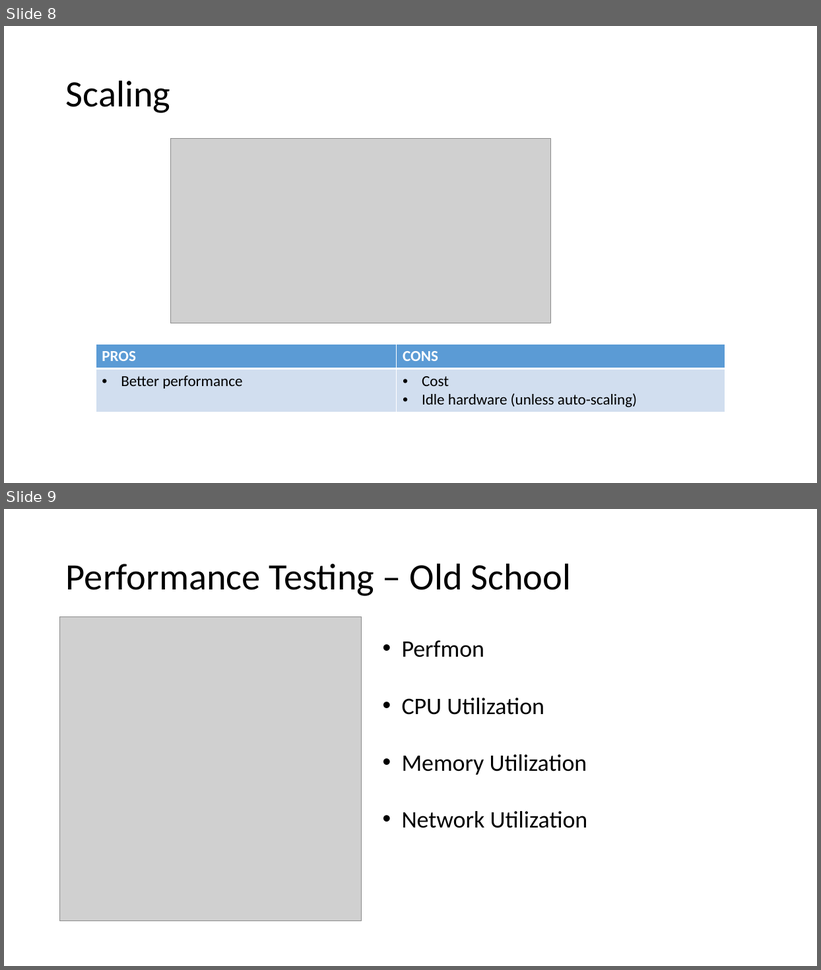
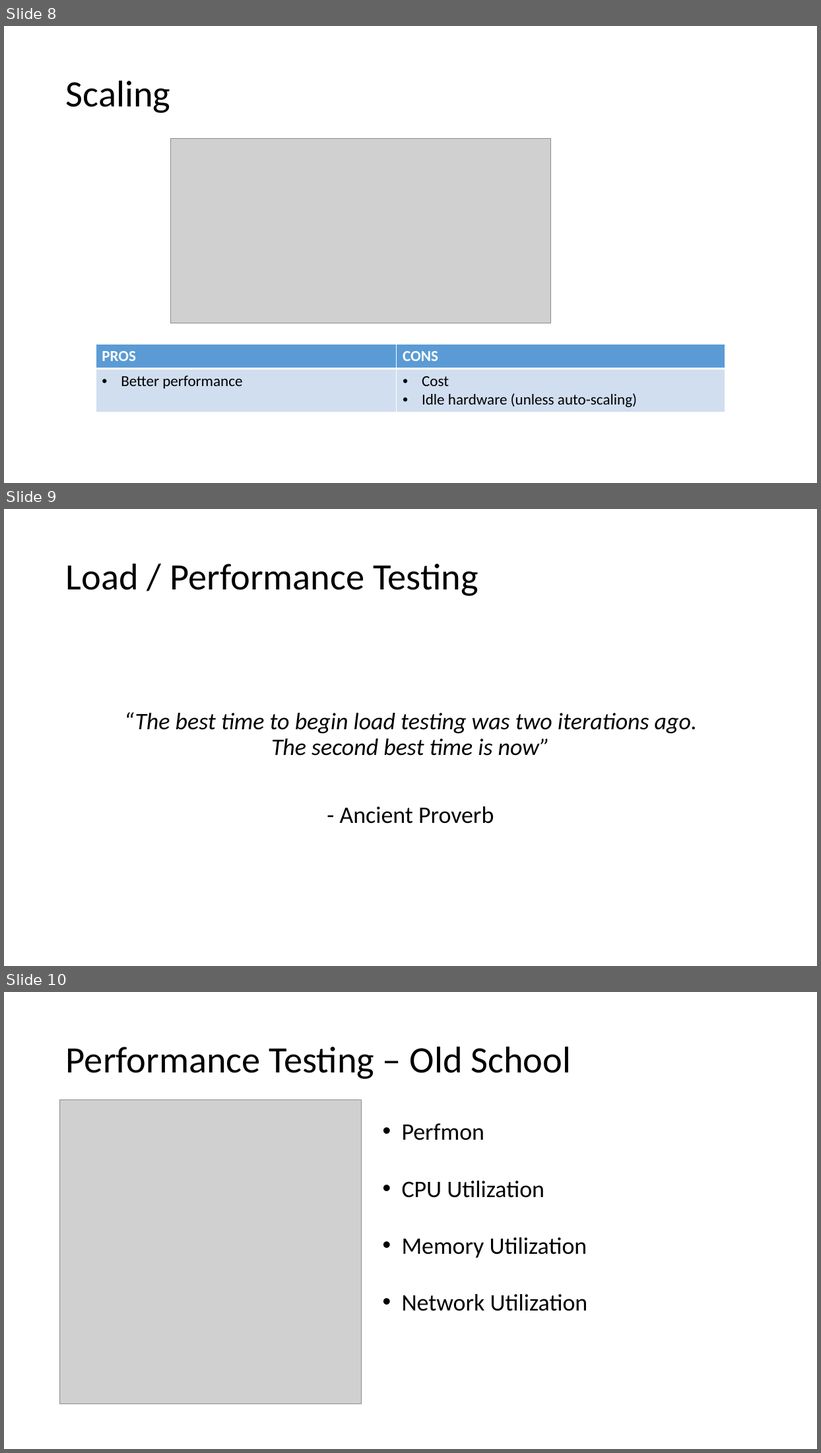
Before and after one commit to mark-doyle/dal-cs-sig, a slide deck: RealWorldScalability/Real World Scalability.pptx. Shown one above the other, each under a label of ours: slides 8 and 9 before the commit, slides 8, 9 and 10 after it. The pictures are 821x970 and 821x1453 pixels, drawn with LibreOffice and Linux fonts; fonts in the diff are those of the drawing; grey boxes stand for pictures. Boxes give left, top, right and bottom in pixels: in the first picture for what was removed or moved away, otherwise in the second. Text is boxed around its words. In the diff, an @@ line names an element or a change of style, - is before the commit and + after.

```diff
--- a/RealWorldScalability/Real World Scalability.pptx
+++ b/RealWorldScalability/Real World Scalability.pptx
@@ slide 9 added at <box>4,509,817,966</box>, background #FFFFFF @@
@@ title added at <box>66,563,479,596</box>, 44 pt, text #000000 @@
+Load / Performance Testing
@@ text added at <box>124,712,697,824</box>, 28 pt, text #000000, italic @@
+“The best time to begin load testing was two iterations ago.
+The second best time is now”
+- Ancient Proverb
@@ what was slide 9 is now slide 10 @@
```
Also in this commit, not shown: 1 slide changed.
